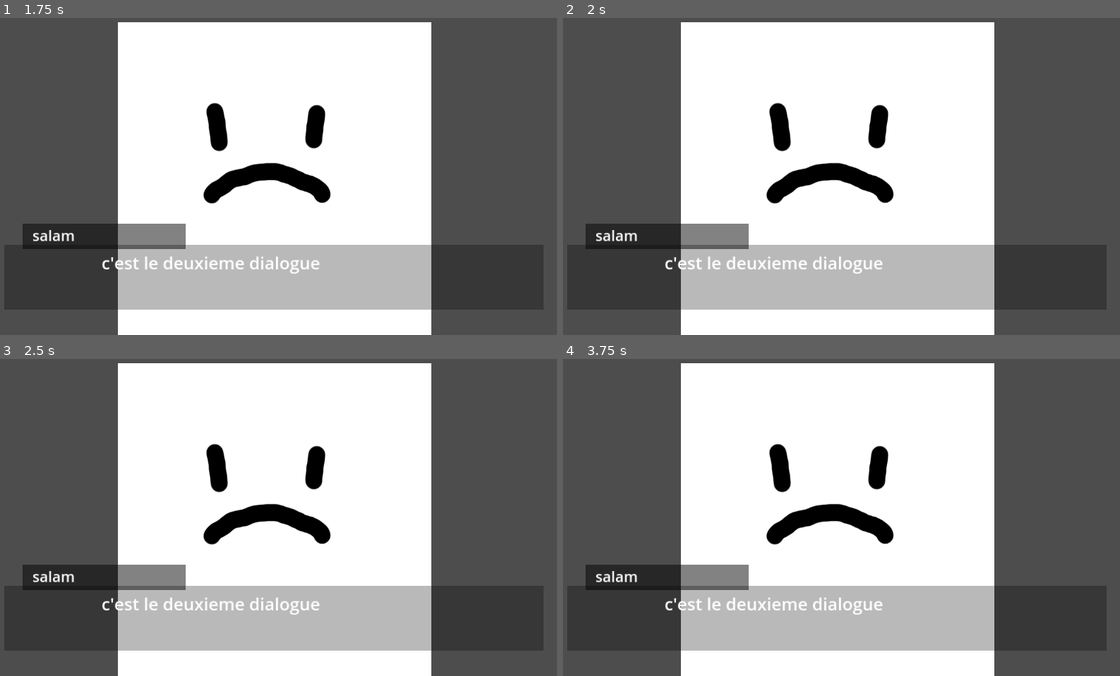
Above: before the commit, frames 1-4 (two rows, left to right).
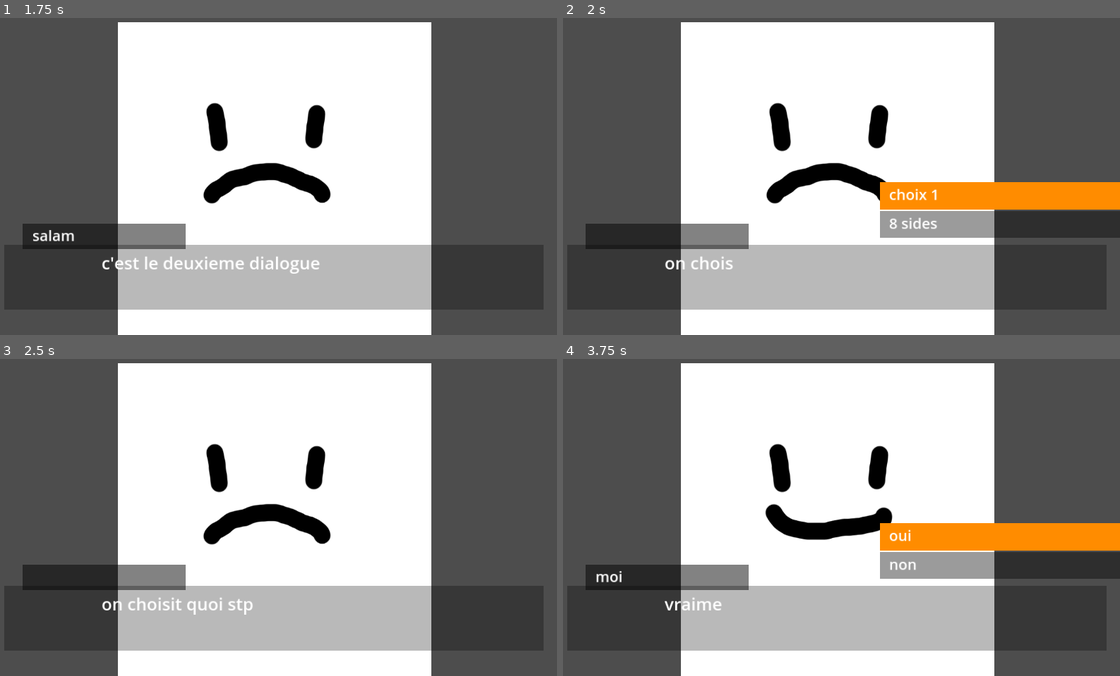
Above: after the commit, the same moments.

Repository: kaitomomotta/GodotDialogueEngine
Game: Godot game, scene res://scenes/dialogue_ui.tscn
Two runs of this game, one before a commit and one after it. Both use one fixed random seed, a clock stepped at 60 frames per second and the inputs below. The engine's default icon, where the game draws it, is replaced by a stand-in: a white triangle on a blue panel in a dark square.
Inputs:
- Up to frame 1 (1.75 s): tap Enter (ui_accept) at 0.5, 0.6, 0.77, 1.07, 1.35, 1.52 s; hold Up (ui_up) 0.53-1.28 s; hold Down (ui_down) from 1.28 s (still down)
- Up to frame 2 (2 s): keep holding Down (ui_down); tap Enter (ui_accept) at 1.82 s
- Up to frame 3 (2.5 s): release Down (ui_down) at 2.03 s; hold Up (ui_up) from 2.03 s (still down); tap Enter (ui_accept) at 2.1 s
- Up to frame 4 (3.75 s): tap Enter (ui_accept) at 2.75, 2.85, 3.02, 3.32, 3.6 s; release Up (ui_up) at 3.53 s; hold Down (ui_down) from 3.53 s (still down)

Frame 1 is identical in both runs. In frame 2, 8.0% of the frame differs, in the area x 5-100%, y 51-81%; in frame 3, 0.8%; in frame 4, 9.7%, in the area x 5-100%, y 45-81%.

Commit message:
dialogue choices

Diff:
--- /dev/null
+++ b/scenes/choices_window.tscn
@@ -0,0 +1,83 @@
+[gd_scene load_steps=2 format=3 uid="uid://dqadkyv42pg4w"]
+
+[ext_resource type="Script" path="res://scripts/choices_window.gd" id="1_27gc1"]
+
+[node name="ChoicesWindow" type="VBoxContainer"]
+anchors_preset = 7
+anchor_left = 0.5
+anchor_top = 1.0
+anchor_right = 0.5
+anchor_bottom = 1.0
+offset_left = -20.0
+offset_top = -40.0
+offset_right = 20.0
+grow_horizontal = 2
+grow_vertical = 0
+alignment = 2
+script = ExtResource("1_27gc1")
+
+[node name="ColorRect" type="ColorRect" parent="."]
+custom_minimum_size = Vector2(500, 55)
+layout_mode = 2
+color = Color(0, 0, 0, 0.392157)
+
+[node name="RichTextLabel" type="RichTextLabel" parent="ColorRect"]
+custom_minimum_size = Vector2(0, 50)
+layout_mode = 1
+anchors_preset = 14
+anchor_top = 0.5
+anchor_right = 1.0
+anchor_bottom = 0.5
+offset_left = 18.0
+offset_top = -24.5
+offset_right = 18.0
+offset_bottom = 25.5
+grow_horizontal = 2
+grow_vertical = 2
+theme_override_font_sizes/normal_font_size = 30
+text = "coucou"
+scroll_active = false
+
+[node name="ColorRect2" type="ColorRect" parent="."]
+custom_minimum_size = Vector2(500, 55)
+layout_mode = 2
+color = Color(0, 0, 0, 0.392157)
+
+[node name="RichTextLabel" type="RichTextLabel" parent="ColorRect2"]
+custom_minimum_size = Vector2(0, 50)
+layout_mode = 1
+anchors_preset = 14
+anchor_top = 0.5
+anchor_right = 1.0
+anchor_bottom = 0.5
+offset_left = 18.0
+offset_top = -24.5
+offset_right = 18.0
+offset_bottom = 25.5
+grow_horizontal = 2
+grow_vertical = 2
+theme_override_font_sizes/normal_font_size = 30
+text = "coucou2"
+scroll_active = false
+
+[node name="ColorRect3" type="ColorRect" parent="."]
+custom_minimum_size = Vector2(500, 55)
+layout_mode = 2
+color = Color(0, 0, 0, 0.392157)
+
+[node name="RichTextLabel" type="RichTextLabel" parent="ColorRect3"]
+custom_minimum_size = Vector2(0, 50)
+layout_mode = 1
+anchors_preset = 14
+anchor_top = 0.5
+anchor_right = 1.0
+anchor_bottom = 0.5
+offset_left = 18.0
+offset_top = -24.5
+offset_right = 18.0
+offset_bottom = 25.5
+grow_horizontal = 2
+grow_vertical = 2
+theme_override_font_sizes/normal_font_size = 30
+text = "coucou3"
+scroll_active = false
--- a/scenes/dialogue_ui.tscn
+++ b/scenes/dialogue_ui.tscn
@@ -1,10 +1,12 @@
-[gd_scene load_steps=6 format=3 uid="uid://c3hubf4f08kio"]
+[gd_scene load_steps=8 format=3 uid="uid://c3hubf4f08kio"]
 
 [ext_resource type="Script" path="res://scripts/dialogue_ui.gd" id="1_7svvp"]
 [ext_resource type="Script" path="res://scripts/dialogue_node.gd" id="1_d3gm8"]
 [ext_resource type="Texture2D" uid="uid://chdrlobpych6f" path="res://sprites/sad.png" id="3_1sqnp"]
 [ext_resource type="Texture2D" uid="uid://bbgo1yviu4gnh" path="res://icon.svg" id="3_htknp"]
 [ext_resource type="Texture2D" uid="uid://b8x4m4j14k8th" path="res://sprites/smile.png" id="4_fbmgl"]
+[ext_resource type="Script" path="res://scripts/choice_node.gd" id="5_wpvvt"]
+[ext_resource type="PackedScene" uid="uid://dqadkyv42pg4w" path="res://scenes/choices_window.tscn" id="7_eg0ob"]
 
 [node name="DialogueUI" type="CanvasLayer"]
 script = ExtResource("1_7svvp")
@@ -23,6 +25,61 @@
 _content = Array[String](["c'est le deuxieme dialogue"])
 _sprites = Array[Texture2D]([ExtResource("3_1sqnp")])
 _speaker = "salam"
+
+[node name="ChoiceNode" type="Node" parent="DialogueManager"]
+script = ExtResource("5_wpvvt")
+_choices = Array[String](["choix 1", "8 sides"])
+_content = Array[String](["on choisit quoi stp"])
+_sprites = Array[Texture2D]([ExtResource("3_1sqnp")])
+
+[node name="choice1" type="Node" parent="DialogueManager/ChoiceNode"]
+
+[node name="DialogueNode" type="Node" parent="DialogueManager/ChoiceNode/choice1"]
+script = ExtResource("1_d3gm8")
+_content = Array[String](["pk la choix 1 stp"])
+_sprites = Array[Texture2D]([ExtResource("3_1sqnp")])
+
+[node name="choice2" type="Node" parent="DialogueManager/ChoiceNode"]
+
+[node name="DialogueNode" type="Node" parent="DialogueManager/ChoiceNode/choice2"]
+script = ExtResource("1_d3gm8")
+_content = Array[String](["an octogon is a polygon with 8 sides :))))"])
+_sprites = Array[Texture2D]([ExtResource("4_fbmgl")])
+
+[node name="ChoiceNode" type="Node" parent="DialogueManager/ChoiceNode/choice2"]
+script = ExtResource("5_wpvvt")
+_choices = Array[String](["oui", "non"])
+_content = Array[String](["vraiment ?"])
+_sprites = Array[Texture2D]([ExtResource("4_fbmgl")])
+_speaker = "moi"
+
+[node name="choice1" type="Node" parent="DialogueManager/ChoiceNode/choice2/ChoiceNode"]
+
+[node name="DialogueNode" type="Node" parent="DialogueManager/ChoiceNode/choice2/ChoiceNode/choice1"]
+script = ExtResource("1_d3gm8")
+_content = Array[String](["cool :)"])
+_sprites = Array[Texture2D]([ExtResource("4_fbmgl")])
+_speaker = "moi2"
+
+[node name="choice2" type="Node" parent="DialogueManager/ChoiceNode/choice2/ChoiceNode"]
+
+[node name="DialogueNode" type="Node" parent="DialogueManager/ChoiceNode/choice2/ChoiceNode/choice2"]
+script = ExtResource("1_d3gm8")
+_content = Array[String](["oh :("])
+_sprites = Array[Texture2D]([ExtResource("3_1sqnp")])
+_speaker = "oh :((("
+
+[node name="DialogueNode2" type="Node" parent="DialogueManager/ChoiceNode/choice2"]
+script = ExtResource("1_d3gm8")
+_content = Array[String](["a deux doigts de rater les maths", "c'est pr ça j'ai mis 12 en probas"])
+_sprites = Array[Texture2D]([ExtResource("3_1sqnp"), ExtResource("4_fbmgl")])
+_speaker = "stiker"
+
+[node name="DialogueNode3" type="Node" parent="DialogueManager"]
+script = ExtResource("1_d3gm8")
+_content = Array[String](["anyway bisou bisou"])
+_sprites = Array[Texture2D]([ExtResource("4_fbmgl")])
+_speaker = "kaito mon bb"
 
 [node name="TextureRect" type="TextureRect" parent="."]
 anchors_preset = 7
@@ -95,8 +152,7 @@
 grow_horizontal = 2
 grow_vertical = 0
 theme_override_font_sizes/normal_font_size = 35
-text = "Same with me...
-Were we kidnapped by the same people ?"
+text = "But this is my first time meeting another Ultimate student."
 
 [node name="SpeakerLabel" type="RichTextLabel" parent="TextWindow"]
 layout_mode = 1
@@ -113,3 +169,9 @@
 grow_vertical = 0
 theme_override_font_sizes/normal_font_size = 30
 text = "Maki Harukawa"
+
+[node name="ChoicesWindow" parent="." instance=ExtResource("7_eg0ob")]
+offset_left = 87.0
+offset_top = -371.0
+offset_right = 587.0
+offset_bottom = -198.0
--- a/scripts/choice_node.gd
+++ b/scripts/choice_node.gd
@@ -2,4 +2,8 @@
 
 class_name ChoiceNode
 
-@export var choices : Array[String]
+@export var _choices : Array[String]
+
+func get_dialogues(selected : int):
+	var choice = get_child(selected)
+	return choice.get_children()
--- /dev/null
+++ b/scripts/choices_window.gd
@@ -0,0 +1,66 @@
+extends VBoxContainer
+
+var _actives : Array
+var hovered : int
+var selected = null
+var listening : bool
+
+func display2(choices : Array[String]):
+	listening = false
+	_actives = [get_child(0), get_child(1)]
+	$ColorRect.visible = true
+	$ColorRect/RichTextLabel.text = choices[0]
+	$ColorRect2.visible = true
+	$ColorRect2/RichTextLabel.text = choices[1]
+	$ColorRect3.visible = false
+	selected = null
+	hovered = 0
+	set_hovered(0)
+	await get_tree().create_timer(0.01).timeout
+	listening = true
+	return
+
+func display3(choices : Array[String]):
+	listening = false
+	_actives = get_children()
+	for child in get_children():
+		child.visible = true
+	$ColorRect/RichTextLabel.text = choices[0]
+	$ColorRect2/RichTextLabel.text = choices[1]
+	$ColorRect3/RichTextLabel.text = choices[2]
+	selected = null
+	hovered = 0
+	set_hovered(0)
+	await get_tree().create_timer(0.01).timeout
+	listening = true
+
+func hideall():
+	_actives = []
+	for child in get_children():
+		child.visible = false
+
+func set_hovered(hovered : int):
+	for child in get_children():
+		(child as ColorRect).color = Color(0, 0, 0, 0.392)
+	(get_child(hovered) as ColorRect).color = Color.DARK_ORANGE
+
+
+# Called when the node enters the scene tree for the first time.
+func _ready():
+	hideall()
+	pass # Replace with function body.
+
+
+# Called every frame. 'delta' is the elapsed time since the previous frame.
+func _process(delta):
+	if _actives == []:
+		return
+	if Input.is_action_just_pressed("ui_down"):
+		hovered = (hovered + 1) % len(_actives)
+		set_hovered(hovered)
+	if Input.is_action_just_pressed("ui_up"):
+		hovered = (hovered - 1 + len(_actives)) % len(_actives)
+		set_hovered(hovered)
+	if Input.is_action_just_pressed("ui_accept") && listening:
+		selected = hovered
+		hideall()
--- a/scripts/dialogue_ui.gd
+++ b/scripts/dialogue_ui.gd
@@ -1,6 +1,6 @@
 extends CanvasLayer
 
-var _nodes : Array[DialogueNode]
+var _nodes : Array
 var _active_node : DialogueNode = null
 var _active_node_index := 0
 
@@ -13,21 +13,33 @@
 var _inner_index : int = 1
 
 func finish():
-	print("fini")
+	$ChoicesWindow.hideall()
+	$TextureRect.visible = false
+	$TextWindow.visible = false
 
-func next():
+func next(dialogues = null):
 	if _active_node.next_text() != 0:
 		# go to next node
-		_active_node_index += 1
-		if _active_node_index >= len(_nodes):
+		_nodes.pop_front()
+		if dialogues:
+			print(dialogues)
+			print(_nodes)
+			_nodes = dialogues + _nodes
+			print(_nodes)
+		if len(_nodes) == 0:
 			finish()
 			return
-		_active_node = _nodes[_active_node_index]
+		_active_node = _nodes[0]
 	_text_window.text = _active_node._active_content
 	_text_window.set_visible_characters(0)
 	_inner_index = 0
 	_sprite_window.texture = _active_node._active_texture
 	_speaker_window.text = _active_node._speaker
+	if _active_node is ChoiceNode:
+		if len((_active_node as ChoiceNode)._choices) == 2:
+			$ChoicesWindow.display2((_active_node as ChoiceNode)._choices)
+		else:
+			$ChoicesWindow.display3((_active_node as ChoiceNode)._choices)
 
 # Called when the node enters the scene tree for the first time.
 func _ready():
@@ -58,4 +70,9 @@
 
 	# text is fully printed
 	if Input.is_action_just_pressed("ui_accept"):
-		next()
+		if _active_node is ChoiceNode:
+			await get_tree().create_timer(0.01).timeout
+			var dialogues = (_active_node as ChoiceNode).get_dialogues($ChoicesWindow.selected)
+			next(dialogues)
+		else:
+			next()
